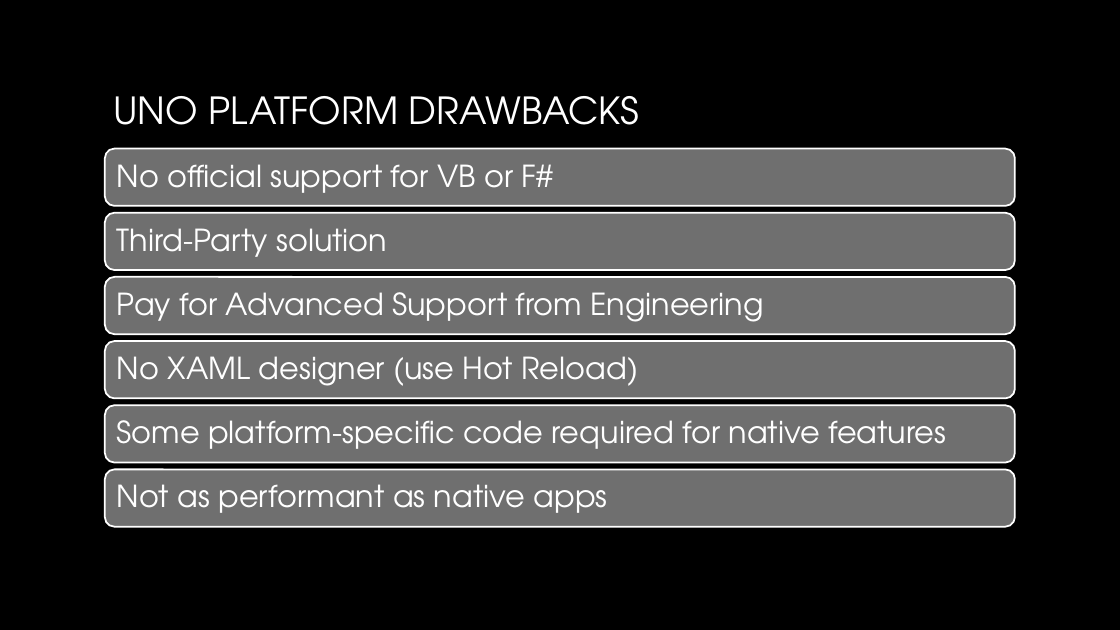
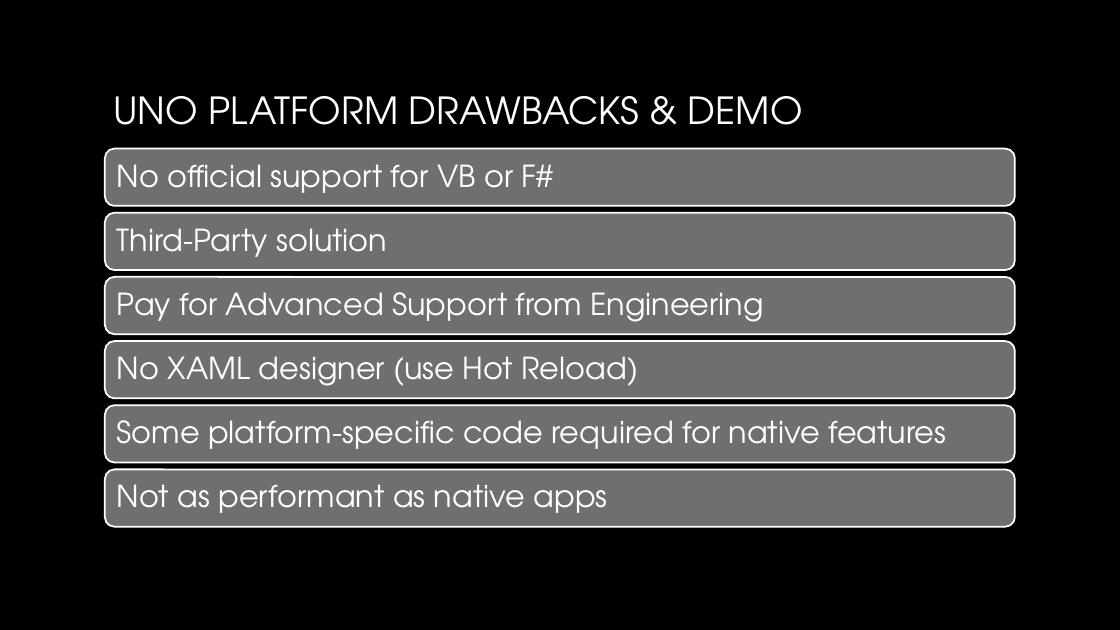
Before and after one commit to alvinashcraft/speaking, a slide deck: slide 16 of 2024/0221_BostonDotNetArch/Building a Native App for Windows - Boston .NET Arch UG.pptx. Drawn at 1120x630 pixels with LibreOffice and Linux fonts; fonts in the diff are those of the drawing; background and template pictures are left out. Boxes give left, top, right and bottom in pixels: in the first picture for what was removed or moved away, otherwise in the second. Text is boxed around its words. In the diff, an @@ line names an element or a change of style, - is before the commit and + after.

```diff
--- a/2024/0221_BostonDotNetArch/Building a Native App for Windows - Boston .NET Arch UG.pptx
+++ b/2024/0221_BostonDotNetArch/Building a Native App for Windows - Boston .NET Arch UG.pptx
@@ title at <box>113,96,803,125</box>: text changed @@
-UNO PLATFORM DRAWBACKS
+UNO PLATFORM DRAWBACKS & DEMO
```
Also in this commit, not shown: 9 other slides changed, 1 slide added.
